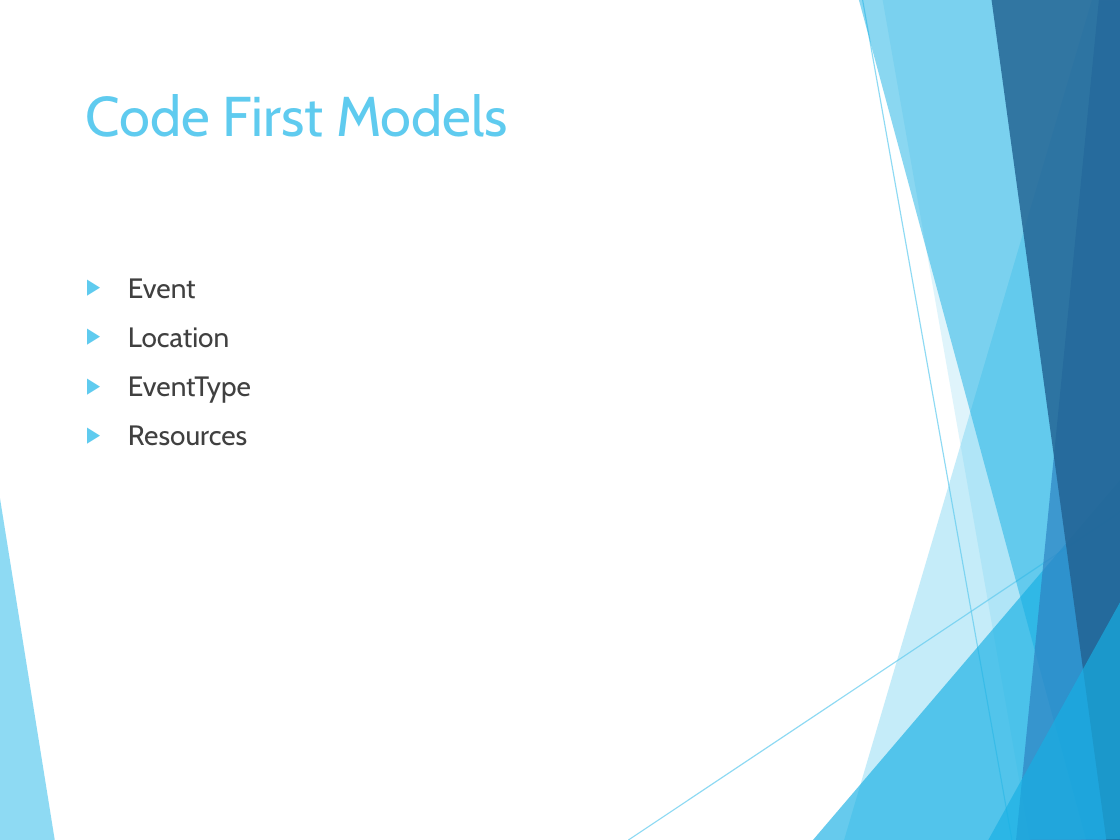
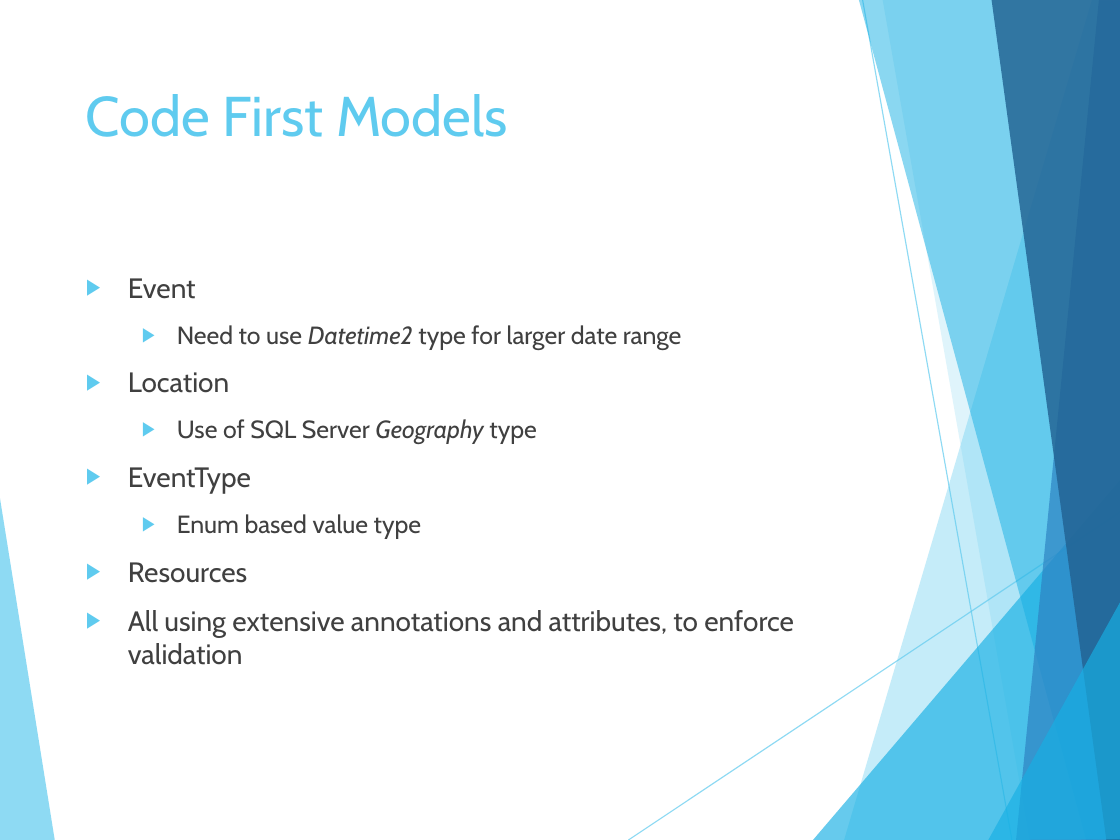
Before and after one commit to andburn-archive/maps-ent, a slide deck: slide 8 of documentation/Mapsago.pptx (slide 6 before the commit). Drawn at 1120x840 pixels with LibreOffice and Linux fonts; fonts in the diff are those of the drawing. Boxes give left, top, right and bottom in pixels: in the first picture for what was removed or moved away, otherwise in the second. Text is boxed around its words. In the diff, an @@ line names an element or a change of style, - is before the commit and + after.

```diff
--- a/documentation/Mapsago.pptx
+++ b/documentation/Mapsago.pptx
@@ text at (177, 325, 682, 349): paragraph added @@
+  ▶ Need to use Datetime2 type for larger date range
@@ text at (177, 419, 536, 444): paragraph added @@
+  ▶ Use of SQL Server Geography type
@@ text at (177, 514, 421, 538): paragraph added @@
+  ▶ Enum based value type
@@ text at (128, 610, 794, 665): paragraph added @@
+▶ All using extensive annotations and attributes, to enforce validation
```
Also in this commit, not shown: 3 other slides changed, 4 slides added, 11 other files.
